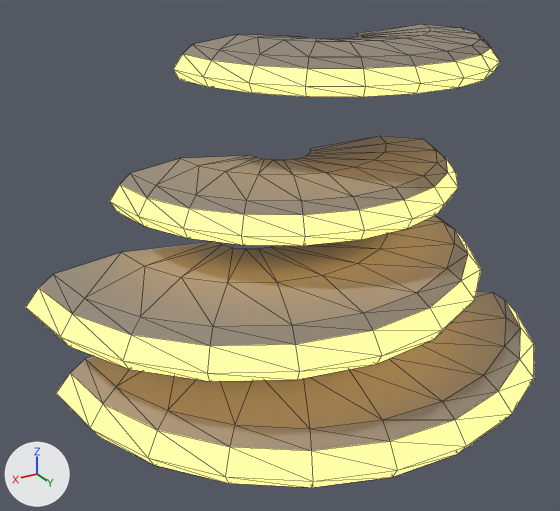
The glTF model assets/models/glowing_mushroom/shelf_v03.glb as it was, and as the next commit left it.
The view is the same before and after, from a 50 mm lens placed at (1.46, 2.33, 1.65), pointed at (0.29, 0.37, 0.67). The axes (+X, +Y, +Z) are drawn at lower left. The lights are the same throughout. The first picture is the older version. Mesh edges are drawn as thin lines.

Objects in the first picture: 'mushroom_shelf_flesh_nocol', 'mushroom_shelf_glow_nocol'.
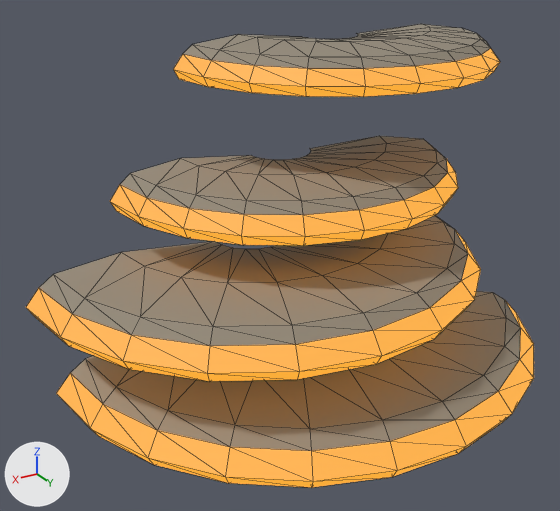
What the commit changed:
In material 'MushroomGlow_shelf_v03' (mat_mushroomglow_shelf_v03), emission_color goes from (1.0, 0.63, 0.19) (orange #ffd079) to (0.93, 0.391, 0.0186) (orange #f7a825).
In material 'MushroomGlow_shelf_v03' (mat_mushroomglow_shelf_v03), emission_strength goes from 1.691 to 1.0.

Pixel boxes (x1, y1, x2, y2) of what changed, in the pictures (560 x 511 px):
'mushroom_shelf_glow_nocol', recoloured, surface changed (darker): (26, 48, 534, 488) in both
